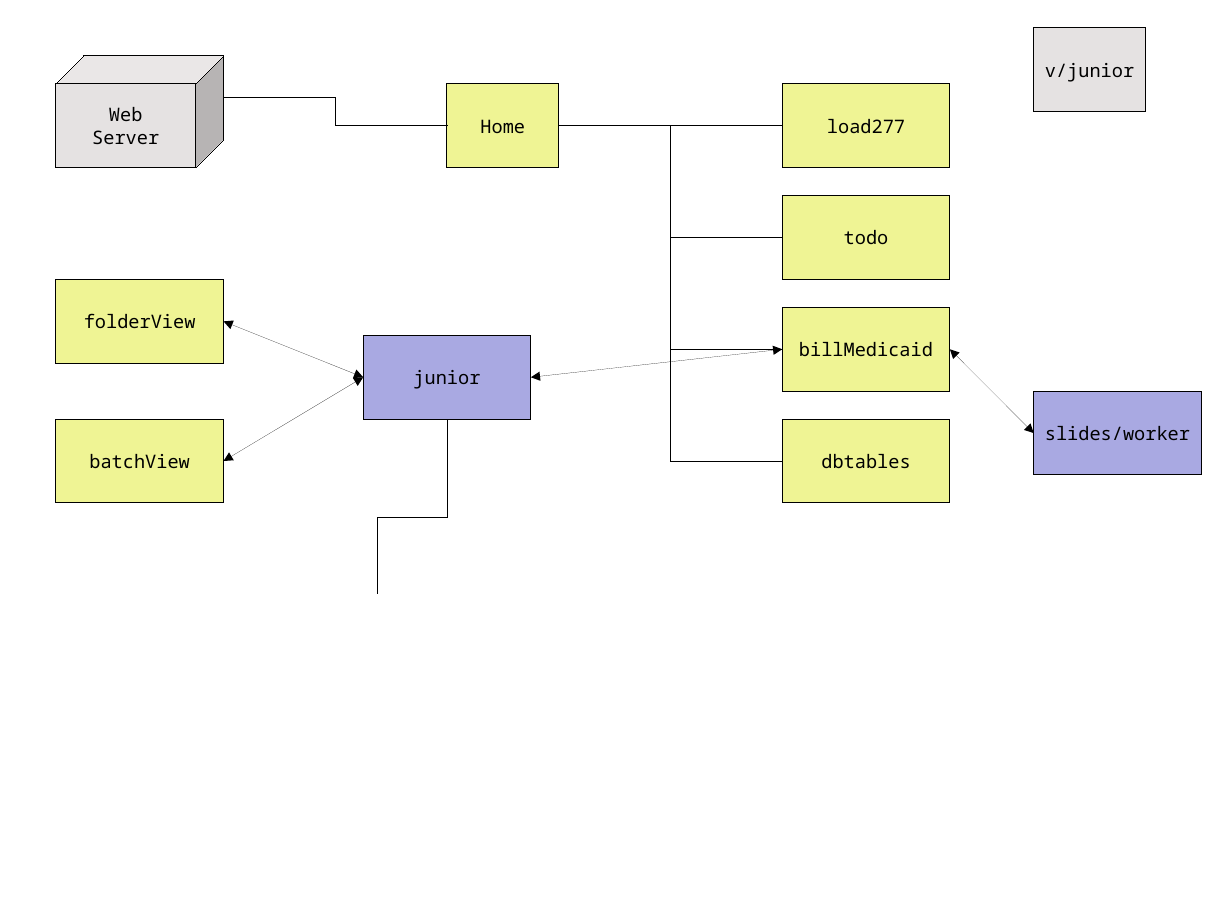
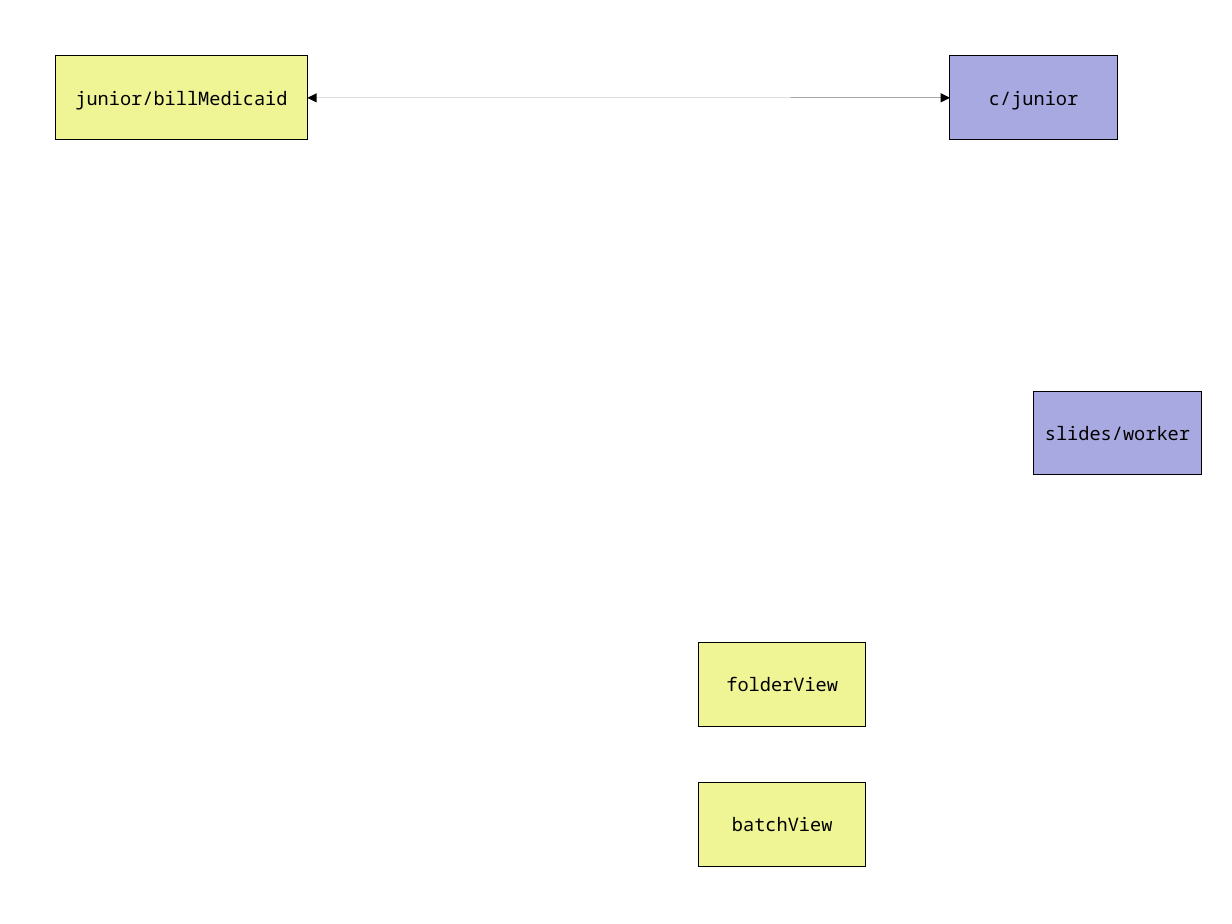
Before and after one commit to JamesLeB/Stout, a slide deck: slide 17 of documents/junior.odp (slide 2 before the commit). Drawn at 1232x924 pixels with LibreOffice and Linux fonts; fonts in the diff are those of the drawing. Boxes give left, top, right and bottom in pixels: in the first picture for what was removed or moved away, otherwise in the second. Text is boxed around its words. In the diff, an @@ line names an element or a change of style, - is before the commit and + after.

```diff
--- a/documents/junior.odp
+++ b/documents/junior.odp
@@ rectangle "junior/billMedicaid": place and size @@
-rectangle "junior/billMedicaid" at <box>783,307,950,391</box>
+rectangle "junior/billMedicaid" at <box>56,56,307,140</box>
@@ cube removed at <box>56,56,224,168</box> @@
-Web
-Server
@@ rectangle "c/junior": place and size @@
-rectangle "c/junior" at <box>1034,28,1146,112</box>
+rectangle "c/junior" at <box>950,56,1118,140</box>
@@ rectangle "c/junior" at <box>950,56,1118,140</box>: fill #E5E2E2 to #A9A9E2 @@
@@ rectangle removed at <box>447,84,559,168</box> @@
-Home
@@ rectangle removed at <box>783,84,950,168</box> @@
-load277
@@ text in rectangle at <box>75,91,287,110</box>: text changed @@
-billMedicaid
+junior/billMedicaid
@@ elbow line removed from (224, 97) to (447, 126) @@
@@ double arrow added from (950, 98) to (307, 98), #000000 0 pt @@
@@ text in rectangle at <box>989,91,1078,110</box>: text changed @@
-v/junior
+c/junior
@@ elbow line removed from (559, 125) to (783, 126) @@
@@ elbow line removed from (559, 125) to (783, 238) @@
@@ elbow line removed from (559, 125) to (783, 350) @@
@@ elbow line removed from (559, 125) to (783, 462) @@
@@ rectangle removed at <box>783,196,950,279</box> @@
-todo
@@ double arrow removed from (363, 378) to (224, 322) @@
@@ rectangle removed at <box>363,335,531,419</box> @@
-junior
@@ double arrow removed from (783, 349) to (531, 378) @@
@@ double arrow removed from (950, 349) to (1034, 434) @@
@@ double arrow removed from (363, 378) to (224, 462) @@
@@ elbow line removed from (447, 419) to (377, 594) @@
@@ rectangle removed at <box>783,419,950,503</box> @@
-dbtables
@@ rectangle "folderView": place and size @@
-rectangle "folderView" at <box>56,279,224,363</box>
+rectangle "folderView" at <box>699,643,866,727</box>
@@ rectangle "batchView": place and size @@
-rectangle "batchView" at <box>56,419,224,503</box>
+rectangle "batchView" at <box>699,783,866,866</box>
```
Also in this commit, not shown: 2 other slides changed, 4 slides added.
